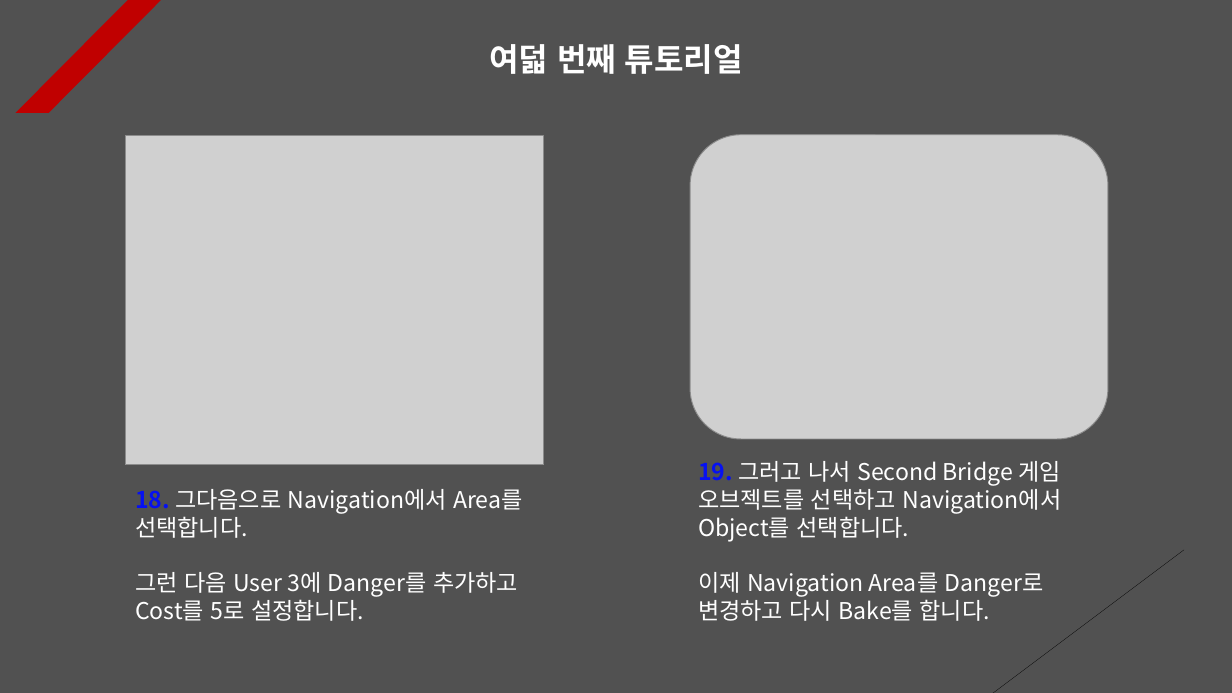
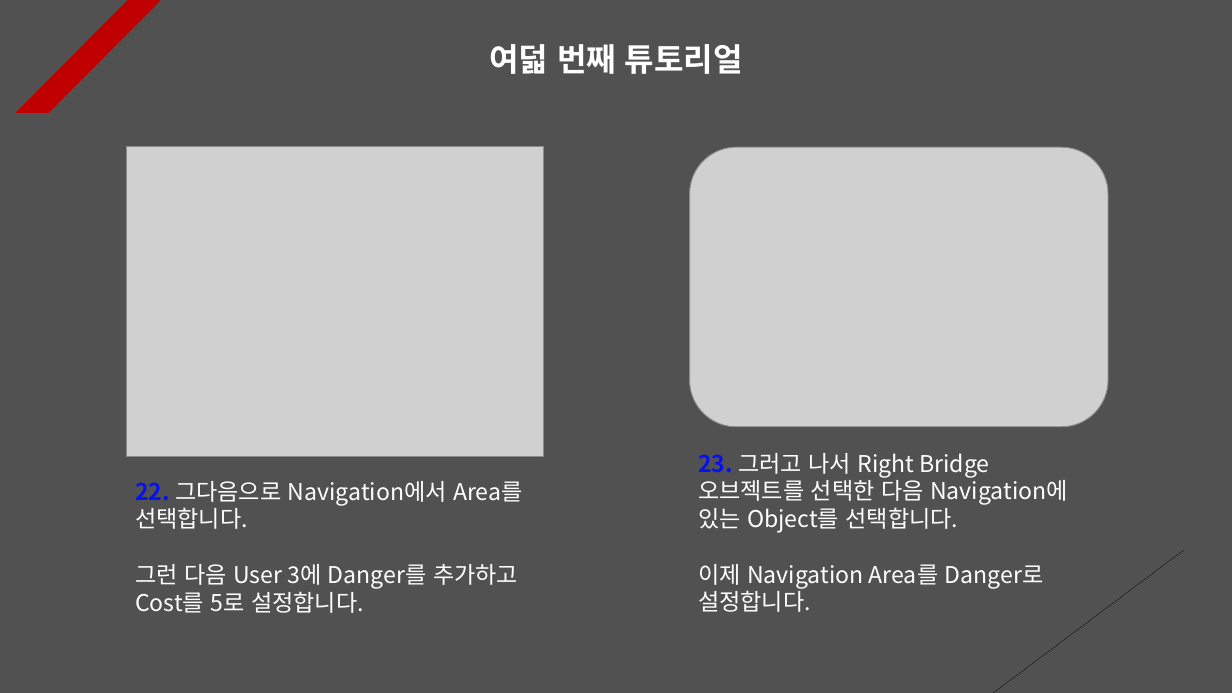
Before and after one commit to Unity2033/3D-UnityEngine, a slide deck: slide 11 of Assets/Class/NavMesh Agent/PPT Data/NavMesh Agent Example.pptx. Drawn at 1232x693 pixels with LibreOffice and Linux fonts; fonts in the diff are those of the drawing; grey boxes stand for pictures. Boxes give left, top, right and bottom in pixels: in the first picture for what was removed or moved away, otherwise in the second. Text is boxed around its words. In the diff, an @@ line names an element or a change of style, - is before the commit and + after.

```diff
--- a/Assets/Class/NavMesh Agent/PPT Data/NavMesh Agent Example.pptx
+++ b/Assets/Class/NavMesh Agent/PPT Data/NavMesh Agent Example.pptx
@@ picture: place and size @@
-picture at [125, 136, 543, 465]
+picture at [126, 146, 543, 457]
@@ picture: place and size @@
-picture at [690, 135, 1108, 439]
+picture at [689, 147, 1108, 426]
@@ text "22. 그다음으로 Navigation에서 Area를 선택합니다.": place and size @@
-text "22. 그다음으로 Navigation에서 Area를 선택합니다." at [135, 489, 522, 621]
+text "22. 그다음으로 Navigation에서 Area를 선택합니다." at [135, 481, 522, 613]
@@ text at [698, 453, 1068, 612]: text changed @@
-19. 그러고 나서 Second Bridge 게임 오브젝트를 선택하고 Navigation에서 Object를 선택합니다.
-이제 Navigation Area를 Danger로 변경하고 다시 Bake를 합니다.
+23. 그러고 나서 Right Bridge 오브젝트를 선택한 다음 Navigation에 있는 Object를 선택합니다.
+이제 Navigation Area를 Danger로 설정합니다.
@@ text at [135, 481, 522, 529]: text changed @@
-18. 그다음으로 Navigation에서 Area를 선택합니다.
+22. 그다음으로 Navigation에서 Area를 선택합니다.
```
Also in this commit, not shown: 9 other slides changed, 5 slides added, 2 slides removed, 16 other files.
